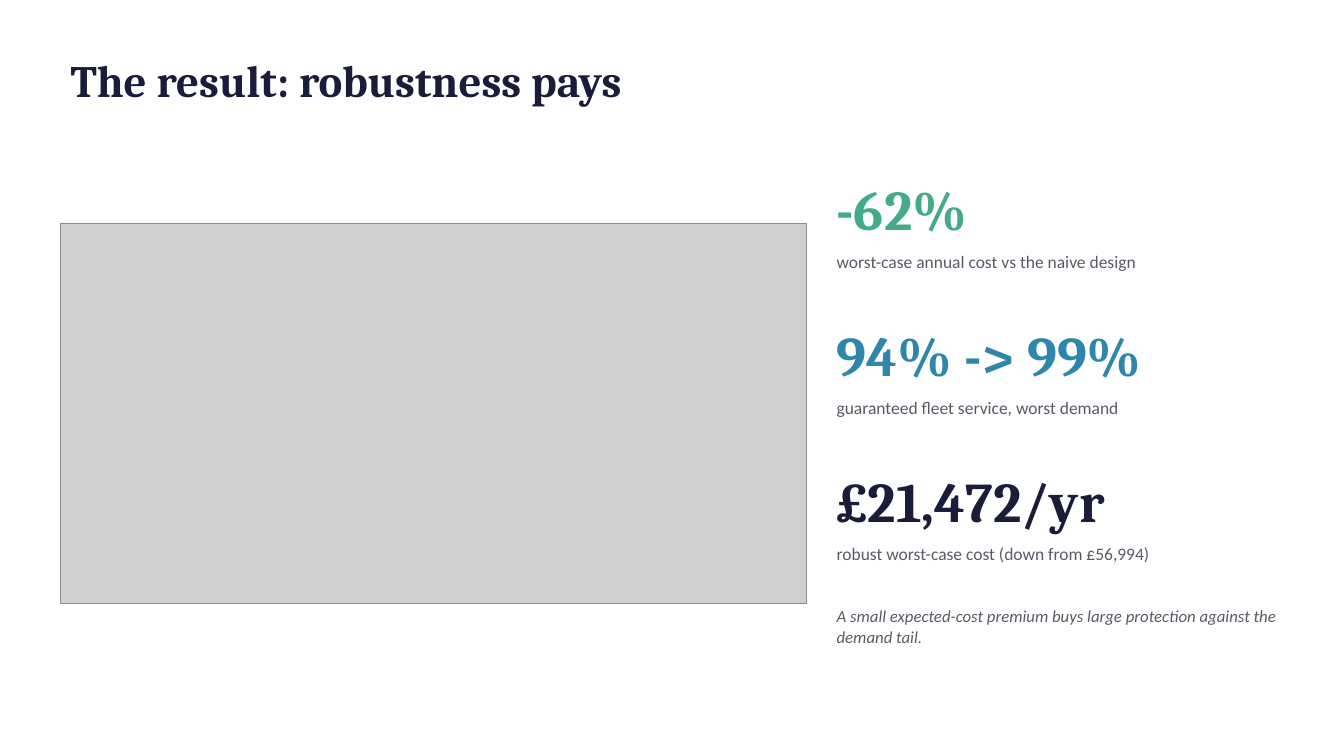
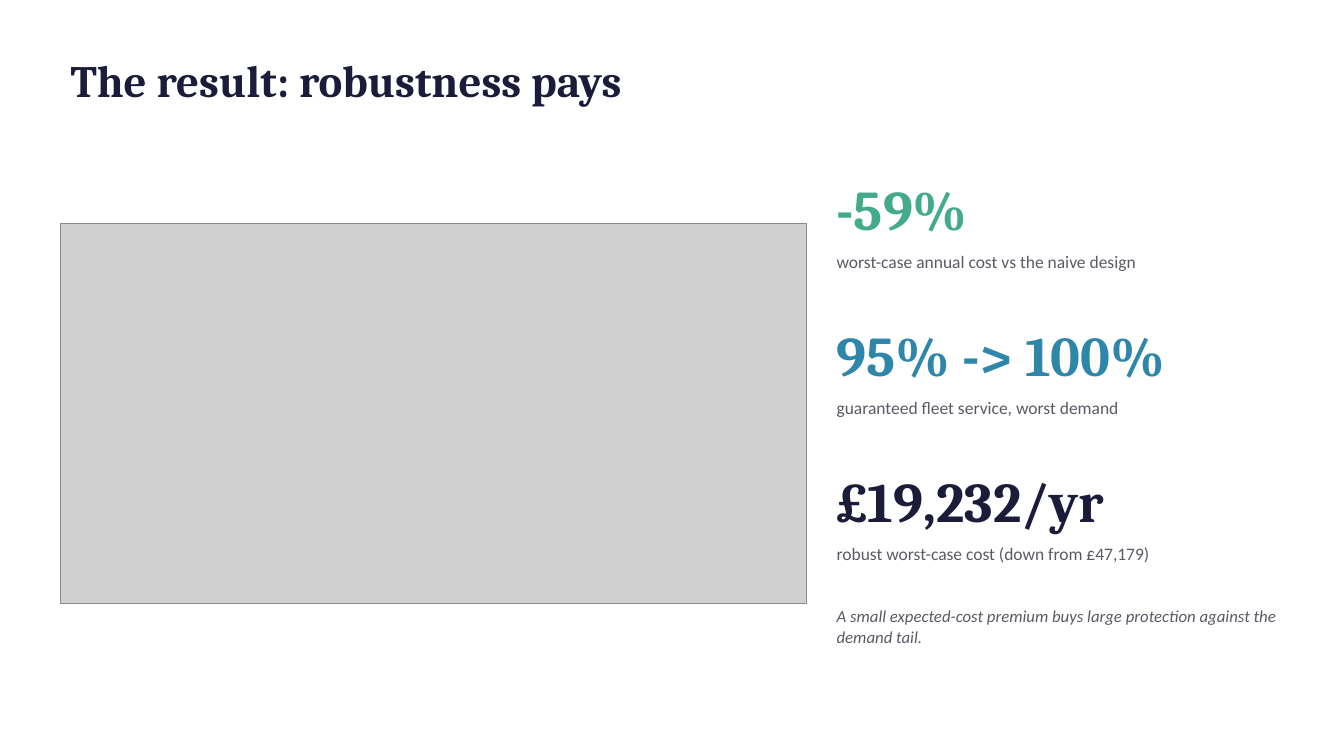
Before and after one commit to Gourav88502/emicromobility-robust-charging, a slide deck: slide 4 of outputs/Presentation.pptx. Drawn at 1344x756 pixels with LibreOffice and Linux fonts; fonts in the diff are those of the drawing; grey boxes stand for pictures. Boxes give left, top, right and bottom in pixels: in the first picture for what was removed or moved away, otherwise in the second. Text is boxed around its words. In the diff, an @@ line names an element or a change of style, - is before the commit and + after.

```diff
--- a/outputs/Presentation.pptx
+++ b/outputs/Presentation.pptx
@@ text at [837, 192, 968, 232]: text changed @@
--62%
+-59%
@@ text at [837, 338, 1165, 378]: text changed @@
-94% -> 99%
+95% -> 100%
@@ text at [837, 483, 1105, 535]: text changed @@
-£21,472/yr
+£19,232/yr
@@ text at [837, 547, 1149, 562]: text changed @@
-robust worst-case cost (down from £56,994)
+robust worst-case cost (down from £47,179)
```
Also in this commit, not shown: 3 other slides changed, 35 other files.
